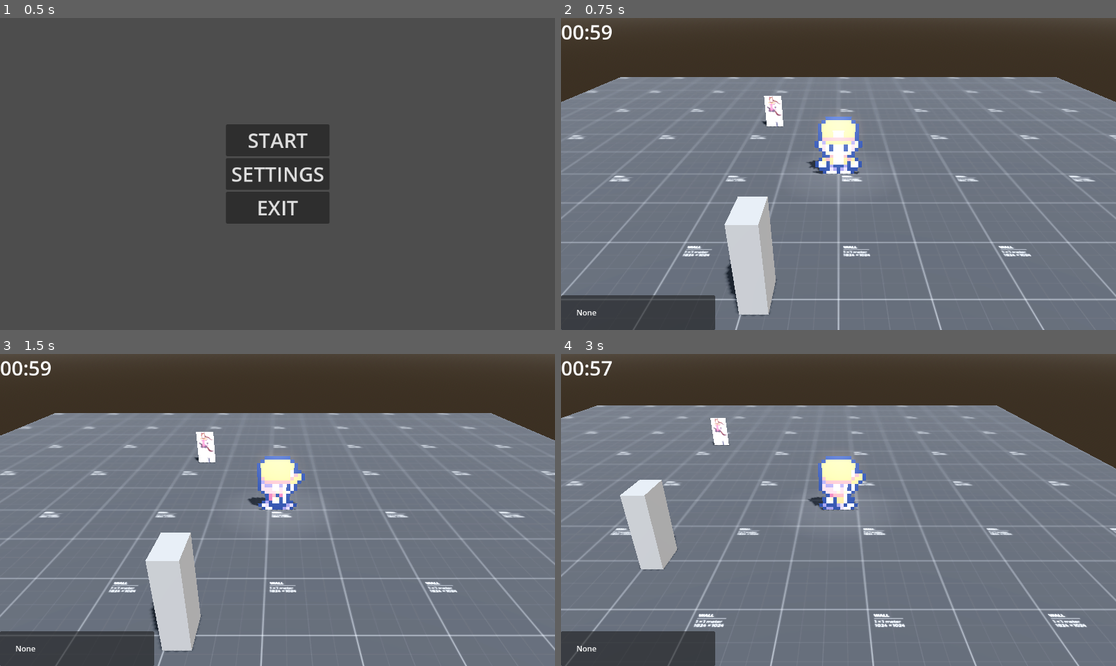
Above: before the commit, frames 1-4 (two rows, left to right).
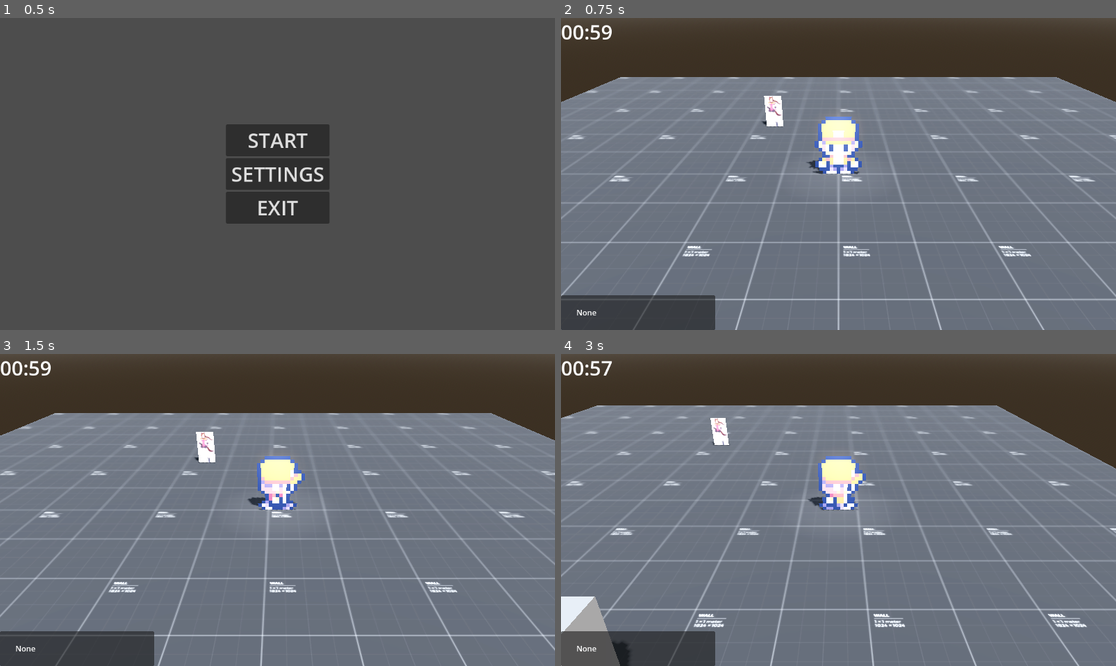
Above: after the commit, the same moments.

Repository: ketzzz-dev/dev-con-project
Game: Godot game, scene res://scenes/ui/screens/main_menu.tscn
Two runs of this game, one before a commit and one after it. Both use one fixed random seed, a clock stepped at 60 frames per second and the inputs below.
Inputs:
- Up to frame 1 (0.5 s): no input
- Up to frame 2 (0.75 s): click "START" at 0.5 s
- Up to frame 3 (1.5 s): tap Enter (ui_accept) at 1.25 s; hold D (move_right) from 1.28 s (still down); hold F (interact) from 1.28 s (still down)
- Up to frame 4 (3 s): tap Enter (ui_accept) at 1.52, 1.82, 2.27, 2.3, 2.57 s; tap Space (ui_select) at 1.55, 2.1 s; release D (move_right) at 2.03 s; release F (interact) at 2.03 s; hold S (move_down) 2.03-2.78 s; hold D (move_right) from 2.78 s (still down); hold Enter (ui_accept) from 2.78 s (still down)

Frame 1 is identical in both runs. In frame 2, 2.8% of the frame differs, in the area x 29-39%, y 57-96%; in frame 3, 2.9%; in frame 4, 3.8%, in the area x 0-22%, y 40-100%.

Commit message:
Lever + Dialogue = BAKUSHIN

Diff:
--- /dev/null
+++ b/resources/dialogue/no_axe.tres
@@ -0,0 +1,17 @@
+[gd_resource type="Resource" script_class="DialogueGraph" load_steps=5 format=3 uid="uid://b27ubcp6v437h"]
+
+[ext_resource type="Script" uid="uid://duxlgl7xahmms" path="res://scripts/gameplay/dialogue/dialogue_node.gd" id="1_mdotx"]
+[ext_resource type="Script" uid="uid://68duexnespag" path="res://scripts/gameplay/dialogue/dialogue_connection.gd" id="2_ds5qn"]
+[ext_resource type="Script" uid="uid://b0em3161bl1nx" path="res://scripts/gameplay/dialogue/dialogue_graph.gd" id="3_6wq8u"]
+
+[sub_resource type="Resource" id="Resource_mq7w0"]
+script = ExtResource("1_mdotx")
+id = &"start"
+content = "It seems I need some kind of weapon to break this item..."
+connections = Array[ExtResource("2_ds5qn")]([])
+metadata/_custom_type_script = "uid://duxlgl7xahmms"
+
+[resource]
+script = ExtResource("3_6wq8u")
+nodes = Array[ExtResource("1_mdotx")]([SubResource("Resource_mq7w0")])
+metadata/_custom_type_script = "uid://b0em3161bl1nx"
--- a/scenes/ui/components/game_timer.tscn
+++ b/scenes/ui/components/game_timer.tscn
@@ -1,6 +1,6 @@
 [gd_scene load_steps=2 format=3 uid="uid://3svsacwngjq3"]
 
-[ext_resource type="Script" uid="uid://cx70gabsmoakg" path="res://scenes/game_timer.gd" id="1_bcnom"]
+[ext_resource type="Script" uid="uid://cx70gabsmoakg" path="res://scripts/core/utilities/game_timer.gd" id="1_bcnom"]
 
 [node name="GameTimer" type="Node"]
 script = ExtResource("1_bcnom")
--- a/scenes/world/levels/test2.tscn
+++ b/scenes/world/levels/test2.tscn
@@ -7,6 +7,7 @@
 [ext_resource type="PackedScene" uid="uid://bjrafeg7feeqw" path="res://scenes/world/prefabs/crate.tscn" id="5_itmcp"]
 [ext_resource type="PackedScene" uid="uid://ym137bxhfyb5" path="res://scenes/world/prefabs/axe.tscn" id="6_ufsui"]
 [ext_resource type="PackedScene" uid="uid://gjlckowlj43l" path="res://scenes/ui/components/ui.tscn" id="7_ufsui"]
+[ext_resource type="PackedScene" uid="uid://45y6eobvy4db" path="res://scenes/world/prefabs/lever.tscn" id="8_rj1kb"]
 
 [sub_resource type="ProceduralSkyMaterial" id="ProceduralSkyMaterial_74lek"]
 sky_horizon_color = Color(0.662243, 0.671743, 0.686743, 1)
@@ -58,9 +59,12 @@
 offset = Vector3(0, 3, 6)
 
 [node name="Crate" parent="." instance=ExtResource("5_itmcp")]
-transform = Transform3D(1, 0, 0, 0, 1, 0, 0, 0, 1, -0.86329, 0, 2.95876)
+transform = Transform3D(1, 0, 0, 0, 1, 0, 0, 0, 1, -0.374569, 0, 5.3486)
 
 [node name="StaticBody3D" parent="." instance=ExtResource("6_ufsui")]
 transform = Transform3D(1, 0, 0, 0, 1, 0, 0, 0, 1, -1.5079, 0.3725, -2.514)
 
 [node name="UI" parent="." instance=ExtResource("7_ufsui")]
+
+[node name="Lever" parent="." instance=ExtResource("8_rj1kb")]
+transform = Transform3D(1, 0, 0, 0, 1, 0, 0, 0, 1, -0.329959, -1.19209e-07, 6.88713)
--- a/scenes/world/prefabs/crate.tscn
+++ b/scenes/world/prefabs/crate.tscn
@@ -1,8 +1,9 @@
-[gd_scene load_steps=6 format=3 uid="uid://bjrafeg7feeqw"]
+[gd_scene load_steps=7 format=3 uid="uid://bjrafeg7feeqw"]
 
 [ext_resource type="Material" uid="uid://ckeax63lyelfb" path="res://assets/materials/outline.tres" id="1_guydy"]
 [ext_resource type="Script" uid="uid://dfob6rebqhdx3" path="res://scripts/gameplay/interactable/outline.gd" id="2_g3bex"]
 [ext_resource type="Script" uid="uid://dmkxdohu3etw" path="res://scripts/entities/props/crate.gd" id="3_d5e0y"]
+[ext_resource type="Resource" uid="uid://b27ubcp6v437h" path="res://resources/dialogue/no_axe.tres" id="4_guydy"]
 
 [sub_resource type="BoxShape3D" id="BoxShape3D_is7cm"]
 size = Vector3(0.3, 1.07422, 0.522095)
@@ -23,4 +24,5 @@
 
 [node name="Interactable" type="Node" parent="."]
 script = ExtResource("3_d5e0y")
+no_axe = ExtResource("4_guydy")
 metadata/_custom_type_script = "uid://d2cw4dtbia3w2"
--- /dev/null
+++ b/scenes/world/prefabs/lever.tscn
@@ -0,0 +1,26 @@
+[gd_scene load_steps=6 format=3 uid="uid://45y6eobvy4db"]
+
+[ext_resource type="Material" uid="uid://ckeax63lyelfb" path="res://assets/materials/outline.tres" id="1_bdby8"]
+[ext_resource type="Script" uid="uid://dfob6rebqhdx3" path="res://scripts/gameplay/interactable/outline.gd" id="2_y4iw1"]
+[ext_resource type="Script" uid="uid://020whbr8ux1v" path="res://scripts/entities/props/lever.gd" id="3_oplvp"]
+
+[sub_resource type="BoxShape3D" id="BoxShape3D_is7cm"]
+size = Vector3(0.3, 1.07422, 0.522095)
+
+[sub_resource type="BoxMesh" id="BoxMesh_o2pmc"]
+
+[node name="Lever" type="StaticBody3D"]
+
+[node name="CollisionShape3D" type="CollisionShape3D" parent="."]
+transform = Transform3D(1, 0, 0, 0, 1, 0, 0, 0, 1, -0.00120538, 0.562891, -0.00360107)
+shape = SubResource("BoxShape3D_is7cm")
+
+[node name="MeshInstance3D" type="MeshInstance3D" parent="."]
+transform = Transform3D(0.3, 0, 0, 0, 1.1, 0, 0, 0, 0.5, 0, 0.55, 0)
+material_overlay = ExtResource("1_bdby8")
+mesh = SubResource("BoxMesh_o2pmc")
+script = ExtResource("2_y4iw1")
+
+[node name="Interactable" type="Node" parent="."]
+script = ExtResource("3_oplvp")
+metadata/_custom_type_script = "uid://d2cw4dtbia3w2"
--- a/scripts/entities/props/crate.gd
+++ b/scripts/entities/props/crate.gd
@@ -1,10 +1,14 @@
 class_name Crate extends Interactable
 
+@export var no_axe: DialogueGraph
 var uiTextNode: Control
 
+
 func interact() -> void:
-	print("Hello")
 	var GameUI = get_node("/root/Test/UI")
 	var uiText = GameUI.find_child("RichTextLabel", true, false)
 	if uiText and uiText.text == "Axe":
 		get_parent().queue_free()
+	else:
+		print("Hello")
+		DialogueManager.start_dialogue(no_axe)
--- /dev/null
+++ b/scripts/entities/props/lever.gd
@@ -0,0 +1,5 @@
+class_name Lever extends Interactable
+
+
+func interact() -> void:
+	get_tree().change_scene_to_file("res://scenes/ui/screens/main_menu.tscn")
Not shown: 1 places in scenes/ui/components/option_ui.tscn that only renumber resources
Not shown: 1 places in scenes/world/levels/test2.tscn that only renumber resources
Not shown, added: scripts/entities/props/lever.gd.uid
